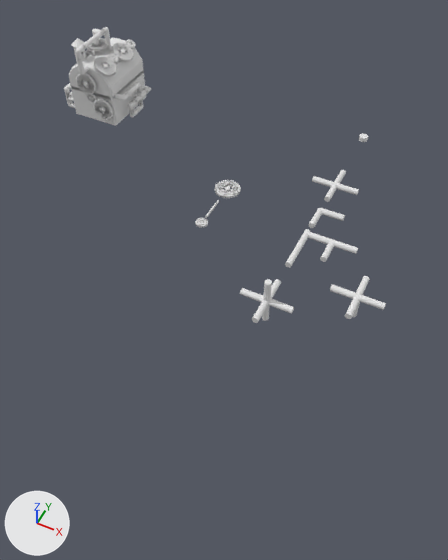
The Blender file treasure_cheast_sonny_donaldson_01.blend as it was, and as the next commit left it.
Rendered twice from a 50 mm camera at (5.0, -24.3, 17.0) aimed at (-2.1, -10.1, -0.8). Lighting does not change. The marker at lower left points along +X, +Y and +Z. The picture after the commit comes second.
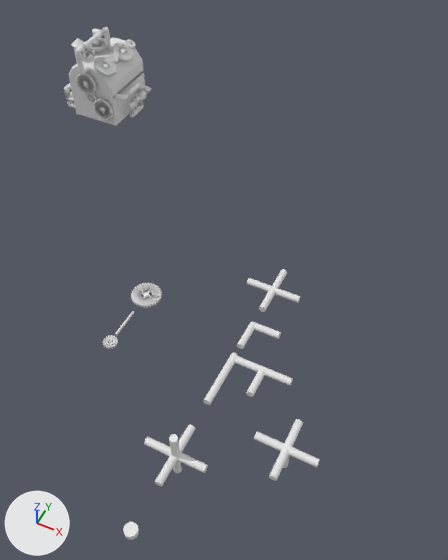
Where the newer file only moved an object's origin or applied its transform, the numbers keep the older frame.

What differs and where, as boxes (x1, y1, x2, y2) in the pictures (448 x 560 px):
'Cylinder.021', moved
    before: (240, 279, 294, 323)
    after: (144, 424, 208, 487)
'Cylinder.019', moved
    before: (330, 276, 386, 319)
    after: (254, 419, 320, 481)
'Cylinder.024', moved
    before: (308, 232, 358, 262)
    after: (234, 356, 293, 397)
'Cylinder.020', moved
    before: (312, 170, 359, 202)
    after: (247, 269, 300, 312)
'Cube.004', moved
    before: (215, 180, 241, 198)
    after: (131, 283, 162, 308)
'Cylinder.016', moved
    before: (285, 229, 310, 268)
    after: (203, 353, 238, 405)
'Cylinder.018', moved
    before: (309, 208, 345, 228)
    after: (237, 322, 281, 349)
'Cylinder', moved
    before: (359, 133, 368, 142)
    after: (123, 522, 139, 540)
'Cylinder.014', moved
    before: (196, 217, 208, 228)
    after: (103, 335, 118, 349)
'Cube.001', moved
    before: (205, 200, 219, 218)
    after: (116, 311, 134, 335)
'Cylinder.005', moved
    before: (225, 186, 230, 191)
    after: (143, 292, 149, 298)

Edits to the bpy script that builds the scene:
```text
Change ob_cylinder:
    ob_cylinder.location: (0.0, 0.0, 0.0) -> (0.0, -19.97, 0.0)
Change ob_cylinder_005:
    ob_cylinder_005.location: (-3.98, -6.06, 0.0) -> (-3.98, -12.63, 0.0)
Change ob_cube_001:
    ob_cube_001.location: (-3.98, -7.48, 0.0) -> (-3.98, -14.05, 0.0)
Change ob_cube_004:
    ob_cube_004.location: (-3.98, -6.06, 0.0) -> (-3.98, -12.63, 0.0)
Change ob_cylinder_014:
    ob_cylinder_014.location: (-3.98, -8.38, 0.0) -> (-3.98, -14.96, 0.0)
Change ob_cylinder_016:
    ob_cylinder_016.location: (0.0, -7.99, 0.0) -> (0.0, -14.56, 0.0)
Change ob_cylinder_018:
    ob_cylinder_018.location: (0.0, -5.59, 0.0) -> (0.0, -12.17, 0.0)
Change ob_cylinder_019:
    ob_cylinder_019.location: (2.83, -9.33, 0.0) -> (2.83, -15.9, 0.0)
Change ob_cylinder_021:
    ob_cylinder_021.location: (-0.01, -10.94, 0.0) -> (-0.01, -17.52, 0.0)
Change ob_cylinder_020:
    ob_cylinder_020.location: (0.0, -3.81, 0.0) -> (0.0, -10.38, 0.0)
Change ob_cylinder_024:
    ob_cylinder_024.location: (1.07, -7.12, 0.0) -> (1.07, -13.7, 0.0)
```
